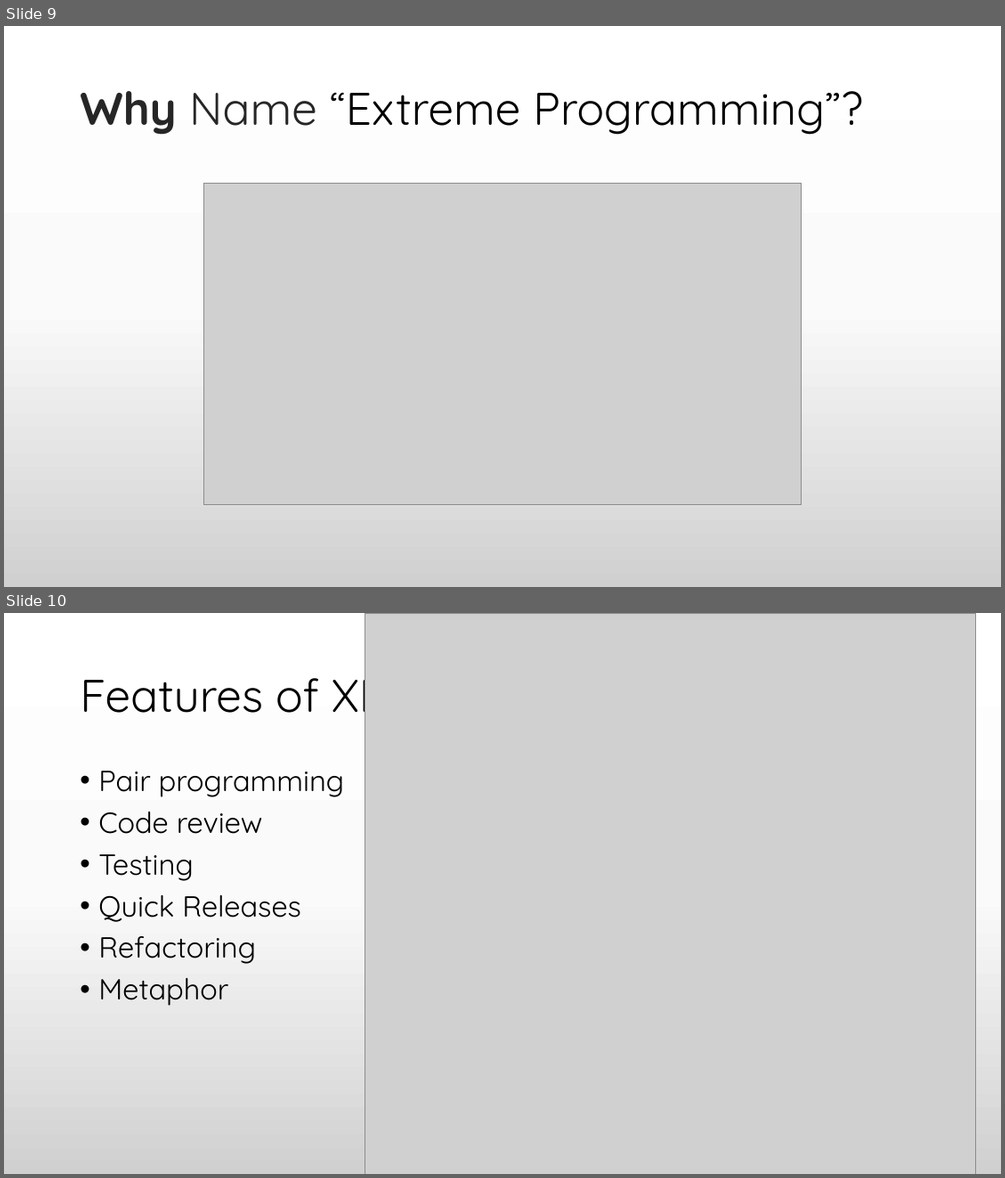
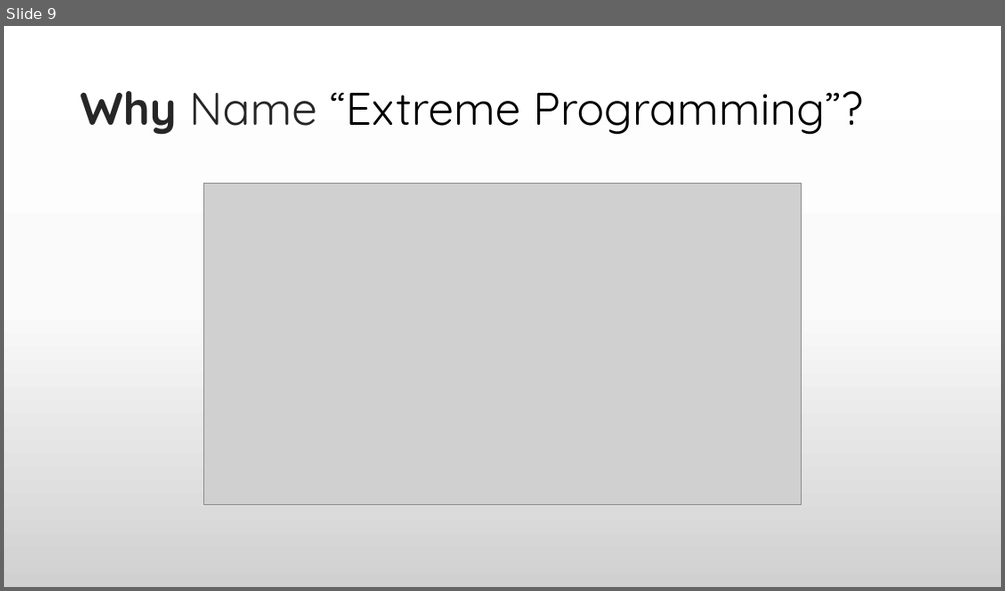
Before and after one commit to praash47/aasn-iii, a slide deck: extreme_programming.pptx. Shown one above the other, each under a label of ours: slides 9 and 10 before the commit, slide 9 after it. The pictures are 1005x1178 and 1005x591 pixels, drawn with LibreOffice and Linux fonts; fonts in the diff are those of the drawing; grey boxes stand for pictures. Boxes give left, top, right and bottom in pixels: in the first picture for what was removed or moved away, otherwise in the second. Text is boxed around its words. In the diff, an @@ line names an element or a change of style, - is before the commit and + after.

Commit message:
added theme, moved Asim's slides to a_extreme_programming.pptx

```diff
--- a/extreme_programming.pptx
+++ b/extreme_programming.pptx
@@ slide 10 removed at (x1=4, y1=613, x2=1001, y2=1174), background gradient #FFFFFF to #FBFBFB to #D1D1D1 @@
@@ picture removed at (x1=364, y1=613, x2=975, y2=1174) @@
@@ title removed at (x1=80, y1=664, x2=387, y2=723) @@
-Features of XP
@@ text removed at (x1=98, y1=771, x2=345, y2=1005) @@
-• Pair programming
-• Code review
-• Testing
-• Quick Releases
-• Refactoring
-• Metaphor
```
Also in this commit, not shown: 2 slides changed, 6 other slides removed, 2 other files.
